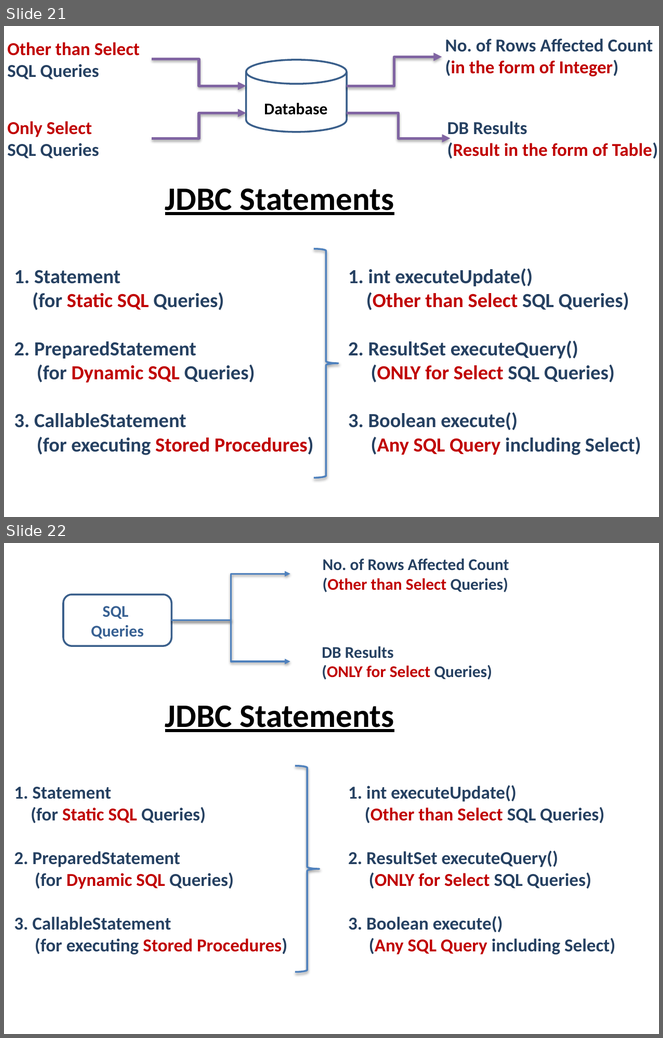
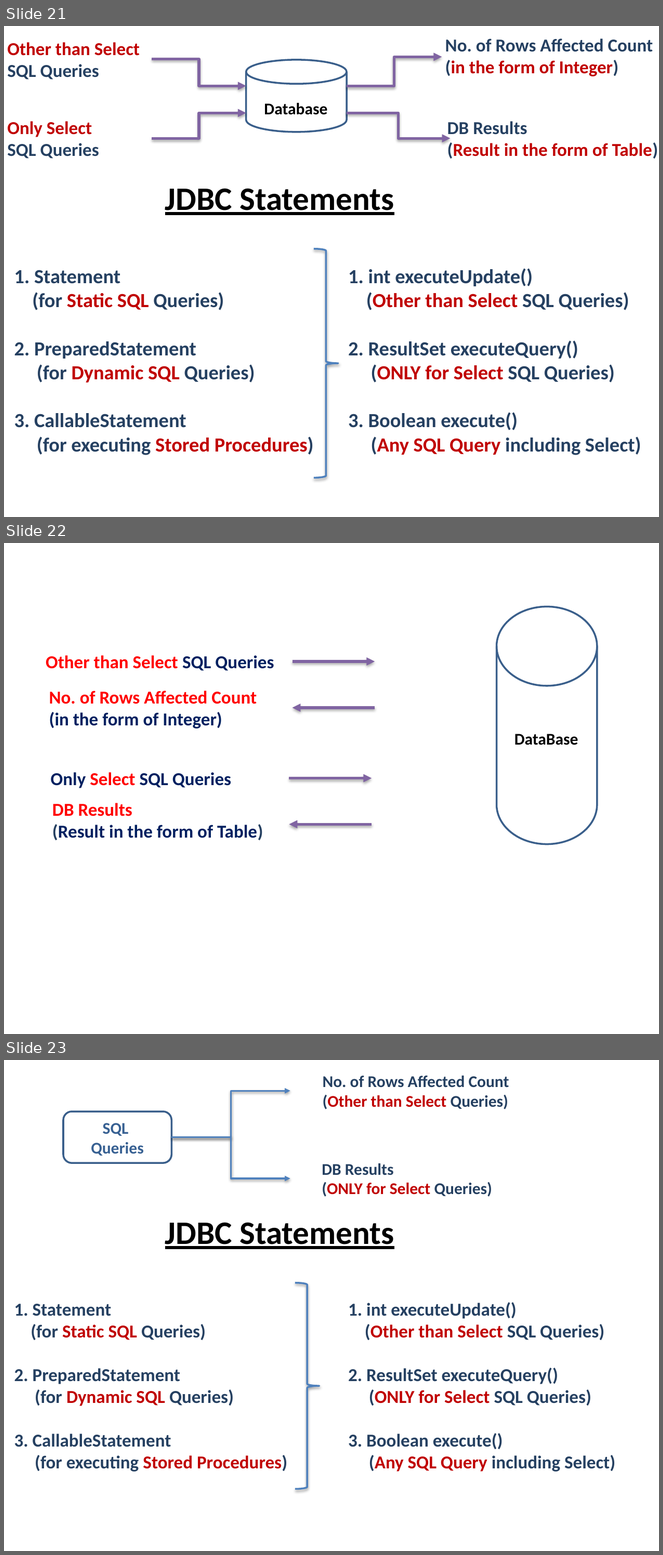
Before and after one commit to avinashv411/For-Class, a slide deck: 11. Others/A. PPTs/JDBC.pptx. Shown one above the other, each under a label of ours: slides 21 and 22 before the commit, slides 21, 22 and 23 after it. The pictures are 663x1038 and 663x1555 pixels, drawn with LibreOffice and Linux fonts; fonts in the diff are those of the drawing. Boxes give left, top, right and bottom in pixels: in the first picture for what was removed or moved away, otherwise in the second. Text is boxed around its words. In the diff, an @@ line names an element or a change of style, - is before the commit and + after.

```diff
--- a/11. Others/A. PPTs/JDBC.pptx
+++ b/11. Others/A. PPTs/JDBC.pptx
@@ slide 22 added at bbox=[4, 543, 659, 1034], background #FFFFFF @@
@@ cylinder added at bbox=[497, 606, 597, 845], outline #3A5F8C 2 pt @@
@@ text added at bbox=[46, 655, 274, 671], 20 pt, text #FF0000, bold @@
+Other than Select SQL Queries
@@ arrow added from (292, 662) to (375, 662), #8064A2 3 pt @@
@@ text added at bbox=[49, 691, 257, 729], 20 pt, text #FF0000, bold @@
+No. of Rows Affected Count
+(in the form of Integer)
@@ arrow added from (375, 708) to (292, 708), #8064A2 3 pt @@
@@ text added at bbox=[515, 734, 579, 745], 18 pt, text #000000, bold @@
+DataBase
@@ text added at bbox=[51, 772, 231, 788], 20 pt, text #002060, bold @@
+Only Select SQL Queries
@@ arrow added from (289, 778) to (372, 778), #8064A2 3 pt @@
@@ text added at bbox=[52, 803, 263, 840], 20 pt, text #002060, bold @@
+DB Results
+(Result in the form of Table)
@@ arrow added from (372, 825) to (289, 825), #8064A2 3 pt @@
@@ what was slide 22 is now slide 23 @@
```
Also in this commit, not shown: 2 other slides added, 9 other files.
